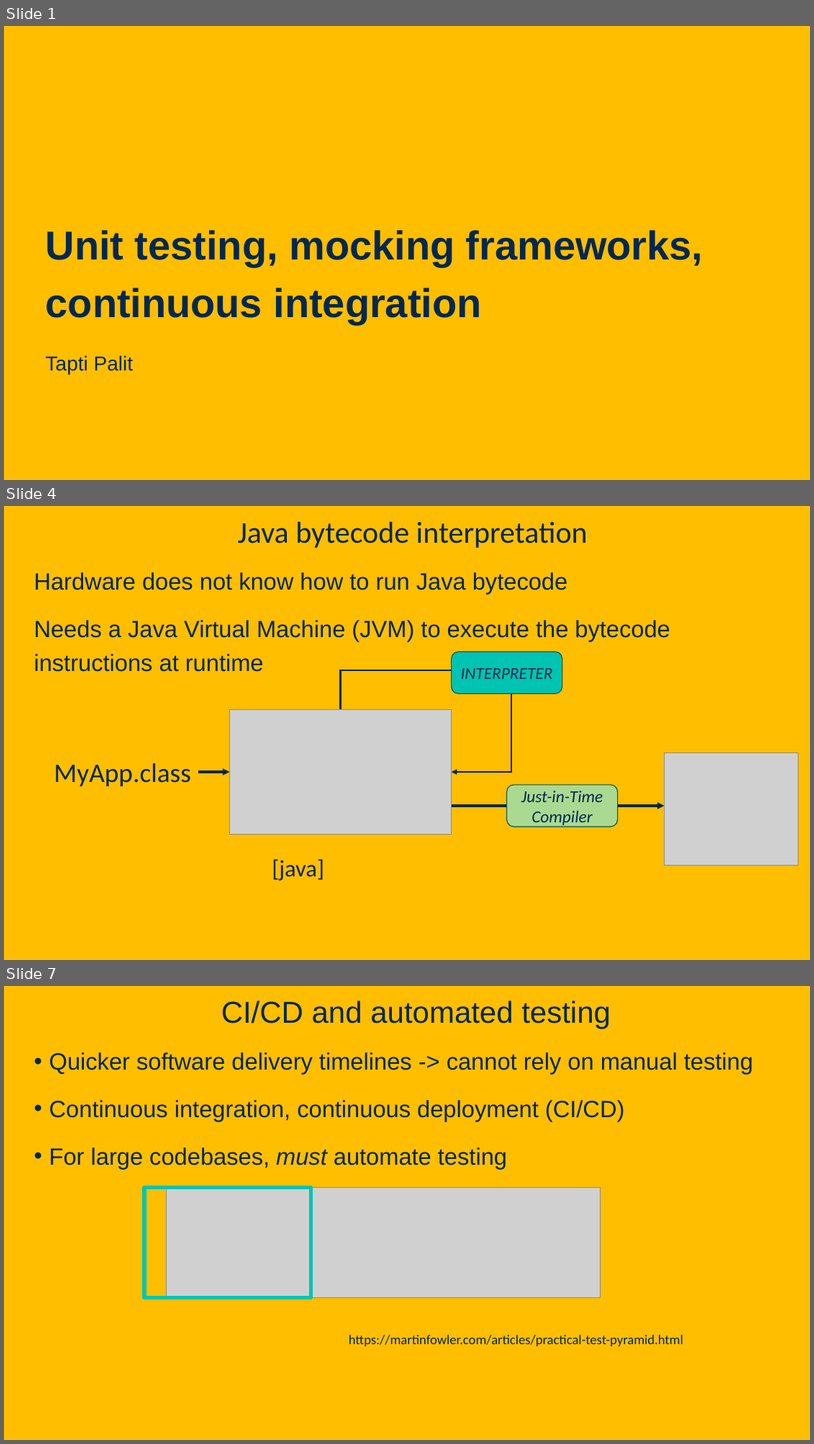
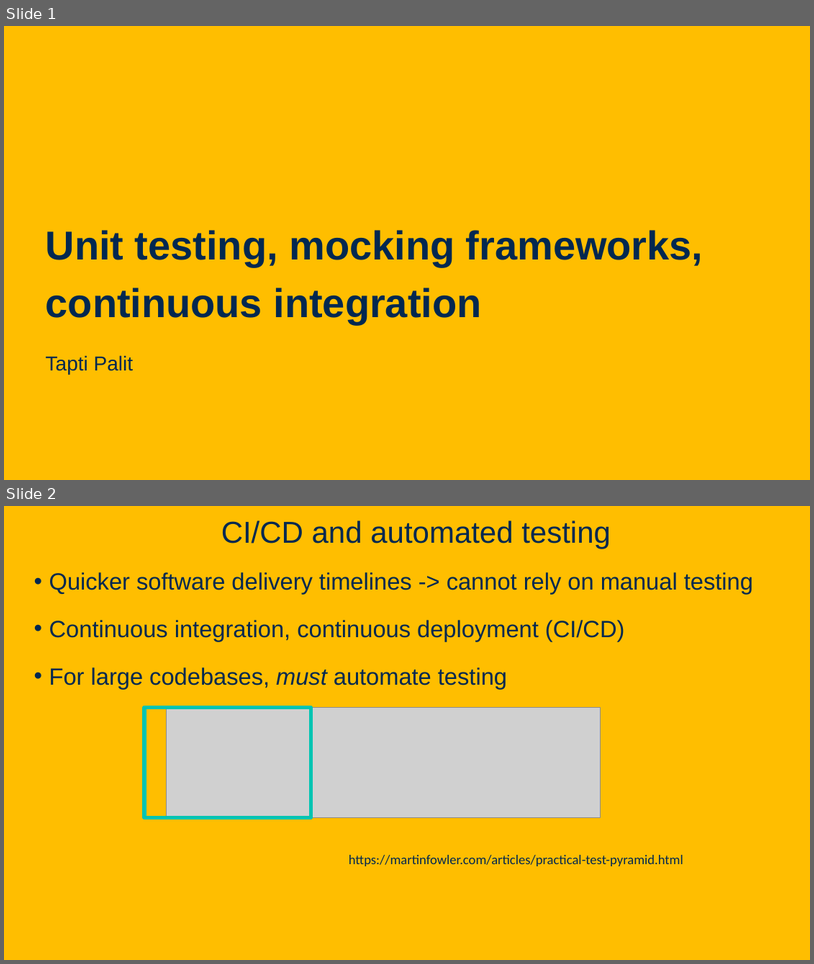
Before and after one commit to davsec-teaching/ecs160-f25, a slide deck: slides/4_unit_testing_mocking_frameworks_CI.pptx. Shown one above the other, each under a label of ours: slides 1, 4 and 7 before the commit, slides 1 and 2 after it; the slides between them are not shown. The pictures are 814x1444 and 814x964 pixels, drawn with LibreOffice and Linux fonts; fonts in the diff are those of the drawing; grey boxes stand for pictures; background and template pictures are left out. Boxes give left, top, right and bottom in pixels: in the first picture for what was removed or moved away, otherwise in the second. Text is boxed around its words. In the diff, an @@ line names an element or a change of style, - is before the commit and + after.

```diff
--- a/slides/4_unit_testing_mocking_frameworks_CI.pptx
+++ b/slides/4_unit_testing_mocking_frameworks_CI.pptx
@@ slide 4 removed at <box>4,506,810,960</box>, background picture (left out) @@
@@ title removed at <box>238,522,588,548</box> @@
-Java bytecode interpretation
@@ text removed at <box>34,572,670,672</box> @@
-Hardware does not know how to run Java bytecode
-Needs a Java Virtual Machine (JVM) to execute the bytecode instructions at runtime
@@ rounded rectangle removed at <box>452,651,563,693</box> @@
-INTERPRETER
@@ elbow arrow removed from (341, 709) to (452, 772) @@
@@ picture removed at <box>229,709,452,834</box> @@
@@ text removed at <box>54,763,190,786</box> @@
-MyApp.class
@@ picture removed at <box>665,752,799,865</box> @@
@@ arrow removed from (198, 772) to (229, 772) @@
@@ rounded rectangle removed at <box>507,785,618,826</box> @@
-Just-in-Time Compiler
@@ arrow removed from (452, 806) to (665, 806) @@
@@ text removed at <box>272,859,324,880</box> @@
-[java]
@@ what was slide 7 is now slide 2 @@
```
Also in this commit, not shown: 4 other slides removed, 2 other files.
